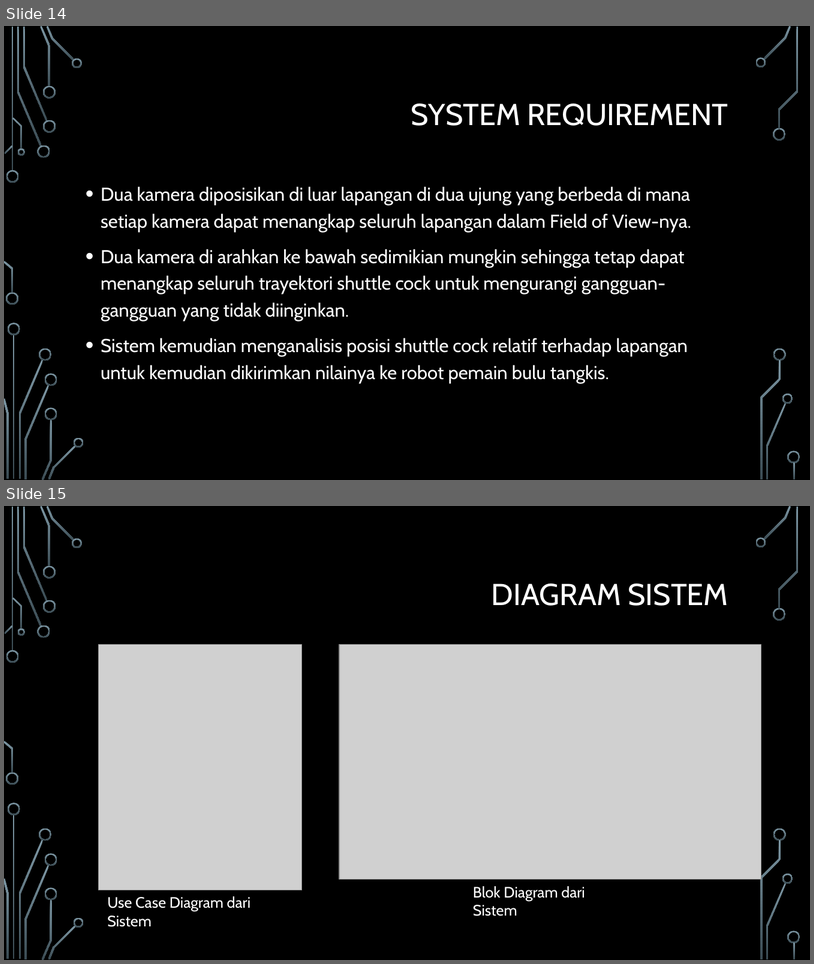
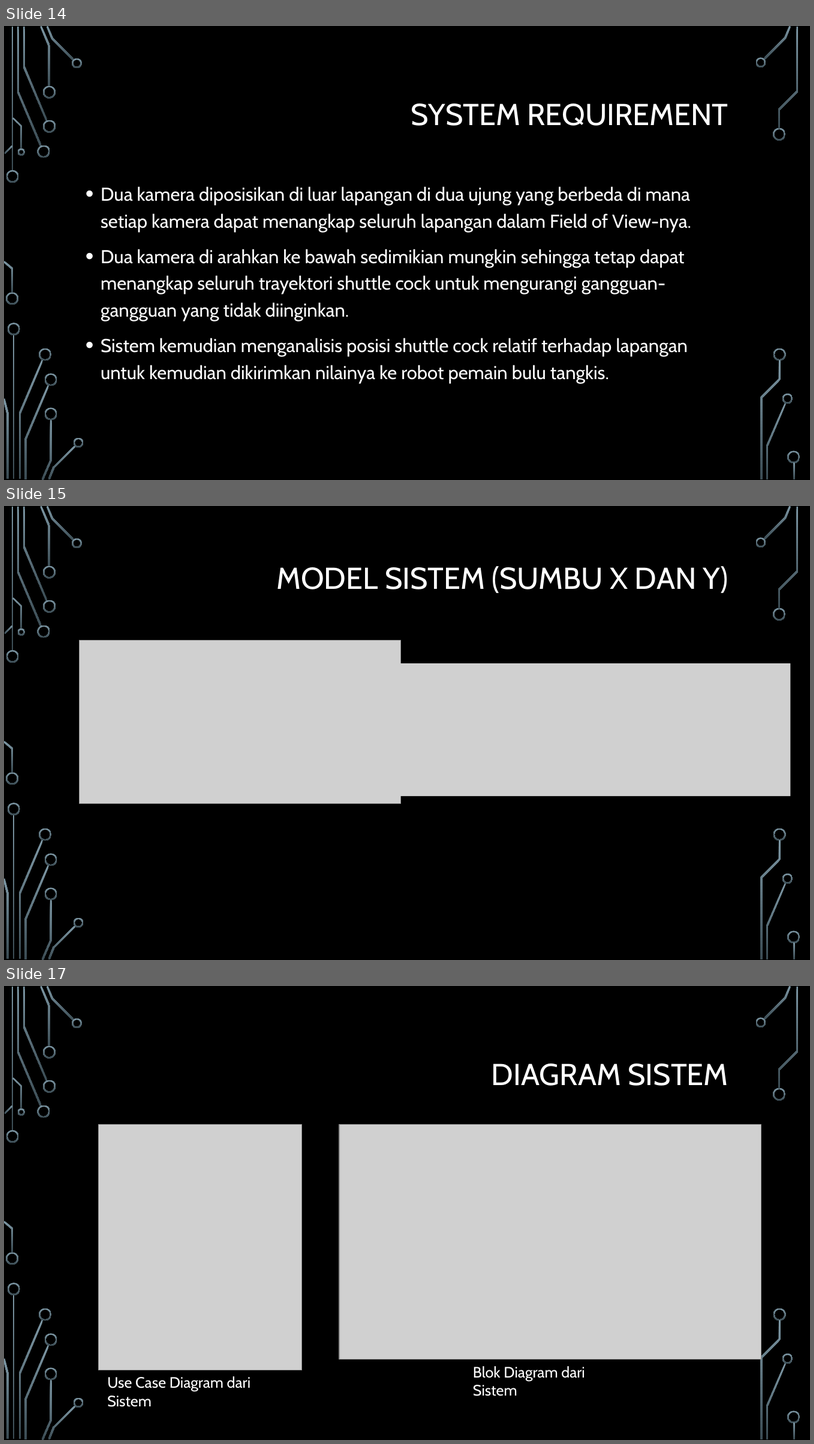
Before and after one commit to deanzaka/seminar-skripsi, a slide deck: Seminar.pptx. Shown one above the other, each under a label of ours: slides 14 and 15 before the commit, slides 14, 15 and 17 after it; the slides between them are not shown. The pictures are 814x964 and 814x1444 pixels, drawn with LibreOffice and Linux fonts; fonts in the diff are those of the drawing; grey boxes stand for pictures; background and template pictures are left out. Boxes give left, top, right and bottom in pixels: in the first picture for what was removed or moved away, otherwise in the second. Text is boxed around its words. In the diff, an @@ line names an element or a change of style, - is before the commit and + after.

Commit message:
adding system model in seminar presentation

```diff
--- a/Seminar.pptx
+++ b/Seminar.pptx
@@ slide 15 added at (4, 506, 810, 960), background picture (left out); not listed: 36 template elements that a slide beside it also shows @@
@@ title added at (277, 566, 729, 593), 36 pt, text #FFFFFF @@
+MODEL SISTEM (SUMBU X DAN Y)
@@ picture added at (80, 640, 401, 804) @@
@@ picture added at (387, 663, 791, 796) @@
@@ what was slide 15 is now slide 17 @@
```
Also in this commit, not shown: 1 slide changed, 1 other slide added.
